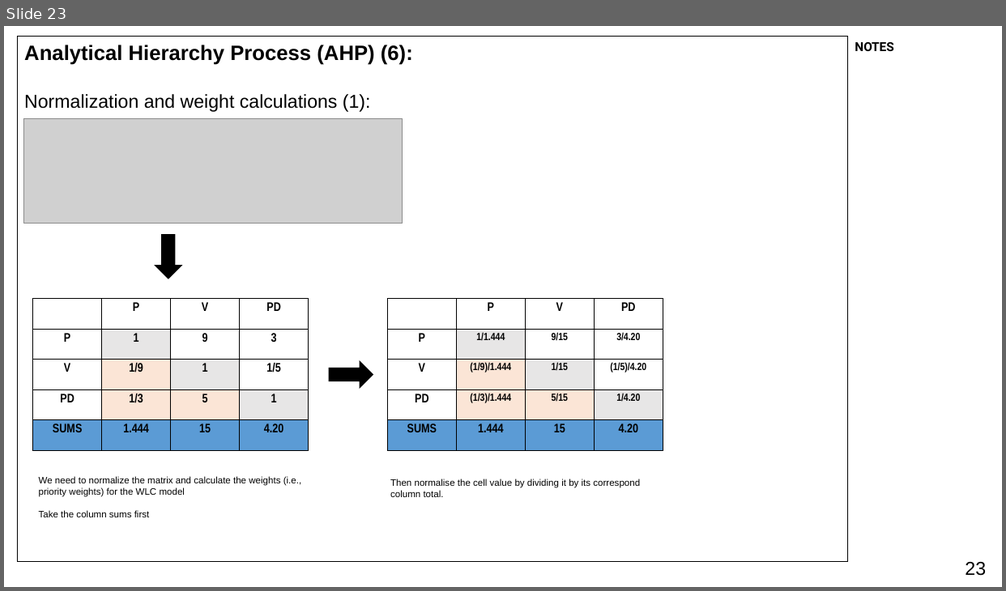
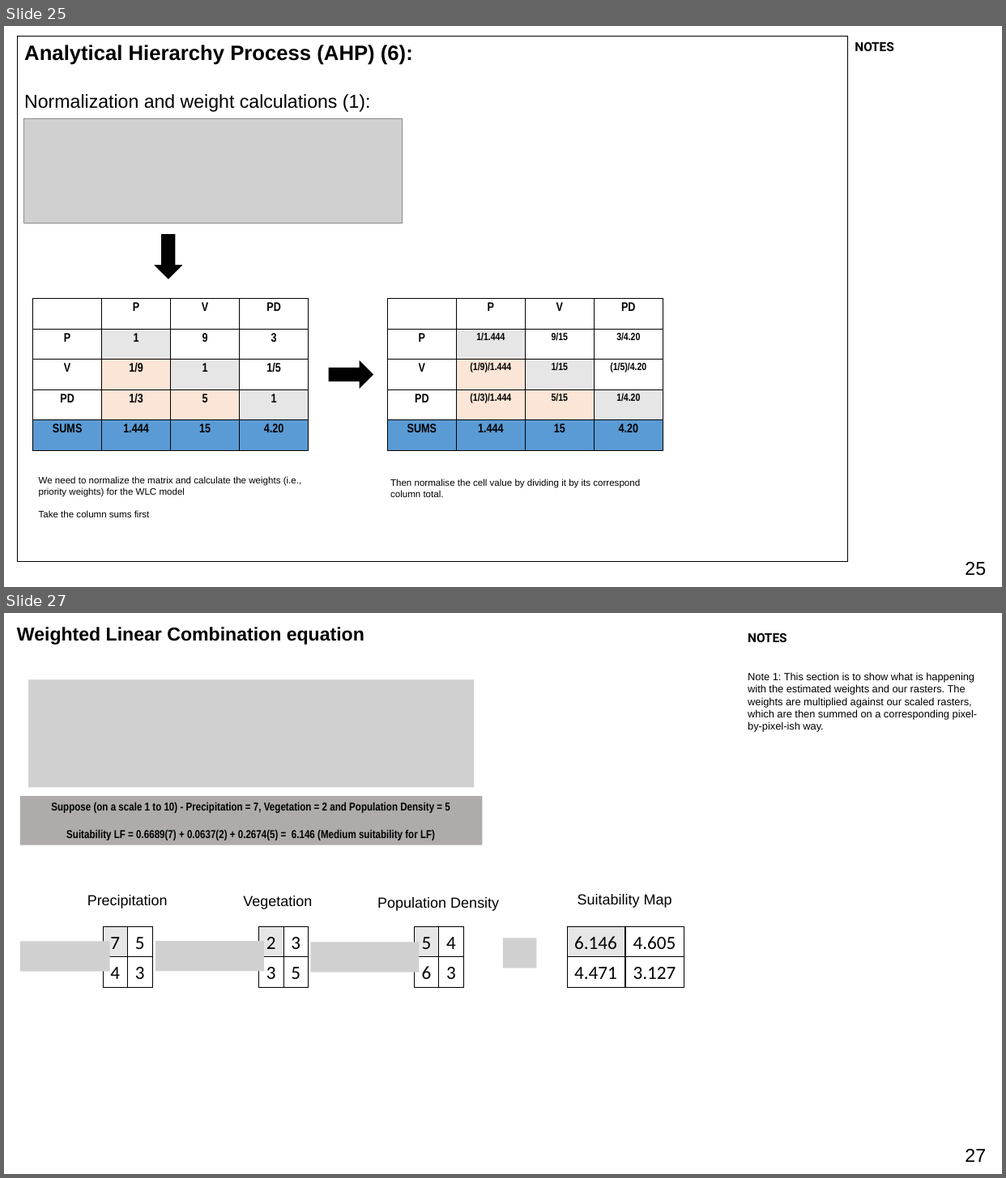
Before and after one commit to UCLPG-MSC-SGDS/GEOG0114, a slide deck: Lecture_notes_powerpoint/Week 4 Lecture Notes - Analytical Hierarchy Process.pptx. Shown one above the other, each under a label of ours: slide 23 before the commit, slides 25 and 27 after it; the slides between them are not shown. The pictures are 1006x591 and 1006x1178 pixels, drawn with LibreOffice and Linux fonts; fonts in the diff are those of the drawing; grey boxes stand for pictures. Boxes give left, top, right and bottom in pixels: in the first picture for what was removed or moved away, otherwise in the second. Text is boxed around its words. In the diff, an @@ line names an element or a change of style, - is before the commit and + after.

```diff
--- a/Lecture_notes_powerpoint/Week 4 Lecture Notes - Analytical Hierarchy Process.pptx
+++ b/Lecture_notes_powerpoint/Week 4 Lecture Notes - Analytical Hierarchy Process.pptx
@@ slide 27 added at (4, 613, 1002, 1174), background #FFFFFF @@
@@ text added at (17, 627, 364, 645), 18 pt, text #000000, bold @@
+Weighted Linear Combination equation
@@ text added at (748, 633, 786, 642), 12 pt, text #000000, bold @@
+NOTES
@@ picture added at (28, 679, 474, 787) @@
@@ text added at (748, 672, 978, 732), 10 pt, text #000000 @@
+Note 1: This section is to show what is happening with the estimated weights and our rasters. The weights are multiplied against our scaled rasters, which are then summed on a corresponding pixel-by-pixel-ish way.
@@ rectangle added at (19, 796, 483, 845), fill #AFABAB, 11 pt, text #000000, bold @@
+Suppose (on a scale 1 to 10) - Precipitation = 7, Vegetation = 2 and Population Density = 5
+Suitability LF = 0.6689(7) + 0.0637(2) + 0.2674(5) = 6.146 (Medium suitability for LF)
@@ text added at (87, 895, 168, 909), 14 pt, text #000000 @@
+Precipitation
@@ text added at (243, 896, 312, 909), 14 pt, text #000000 @@
+Vegetation
@@ text added at (377, 897, 499, 911), 14 pt, text #000000 @@
+Population Density
@@ text added at (577, 894, 672, 908), 14 pt, text #000000 @@
+Suitability Map
@@ rectangle added at (103, 927, 127, 957), fill #E7E6E6, outline #000000 0.75 pt, 18 pt, text #000000 @@
+7
@@ rectangle added at (127, 927, 152, 957), outline #000000 0.75 pt, 18 pt, text #000000 @@
+5
@@ rectangle added at (259, 927, 284, 957), fill #E7E6E6, outline #000000 0.75 pt, 18 pt, text #000000 @@
+2
@@ rectangle added at (284, 927, 309, 957), outline #000000 0.75 pt, 18 pt, text #000000 @@
+3
@@ rectangle added at (414, 927, 439, 957), fill #E7E6E6, outline #000000 0.75 pt, 18 pt, text #000000 @@
+5
@@ rectangle added at (439, 927, 463, 957), outline #000000 0.75 pt, 18 pt, text #000000 @@
+4
@@ rectangle added at (567, 927, 625, 957), fill #E7E6E6, outline #000000 0.75 pt, 18 pt, text #000000 @@
+6.146
@@ rectangle added at (626, 926, 684, 956), fill #FFFFFF, outline #000000 0.75 pt, 18 pt, text #000000 @@
+4.605
@@ picture added at (19, 942, 109, 972) @@
@@ picture added at (156, 941, 265, 971) @@
@@ picture added at (311, 943, 420, 973) @@
@@ picture added at (503, 938, 537, 968) @@
@@ rectangle added at (103, 957, 127, 987), outline #000000 0.75 pt, 18 pt, text #000000 @@
+4
@@ rectangle added at (127, 957, 152, 987), outline #000000 0.75 pt, 18 pt, text #000000 @@
+3
@@ rectangle added at (259, 957, 284, 987), outline #000000 0.75 pt, 18 pt, text #000000 @@
+3
@@ rectangle added at (284, 957, 309, 987), outline #000000 0.75 pt, 18 pt, text #000000 @@
+5
@@ rectangle added at (414, 957, 439, 987), outline #000000 0.75 pt, 18 pt, text #000000 @@
+6
@@ rectangle added at (439, 957, 463, 987), outline #000000 0.75 pt, 18 pt, text #000000 @@
+3
@@ rectangle added at (567, 957, 625, 987), fill #FFFFFF, outline #000000 0.75 pt, 18 pt, text #000000 @@
+4.471
@@ rectangle added at (626, 957, 684, 987), fill #FFFFFF, outline #000000 0.75 pt, 18 pt, text #000000 @@
+3.127
@@ page number added at (965, 1149, 986, 1162), 18 pt, text #000000 @@
+27
@@ what was slide 23 is now slide 25 @@
@@ page number at (965, 562, 986, 576): text changed @@
-23
+25
```
Also in this commit, not shown: 10 slides changed, 2 other slides added, 3 other files.
